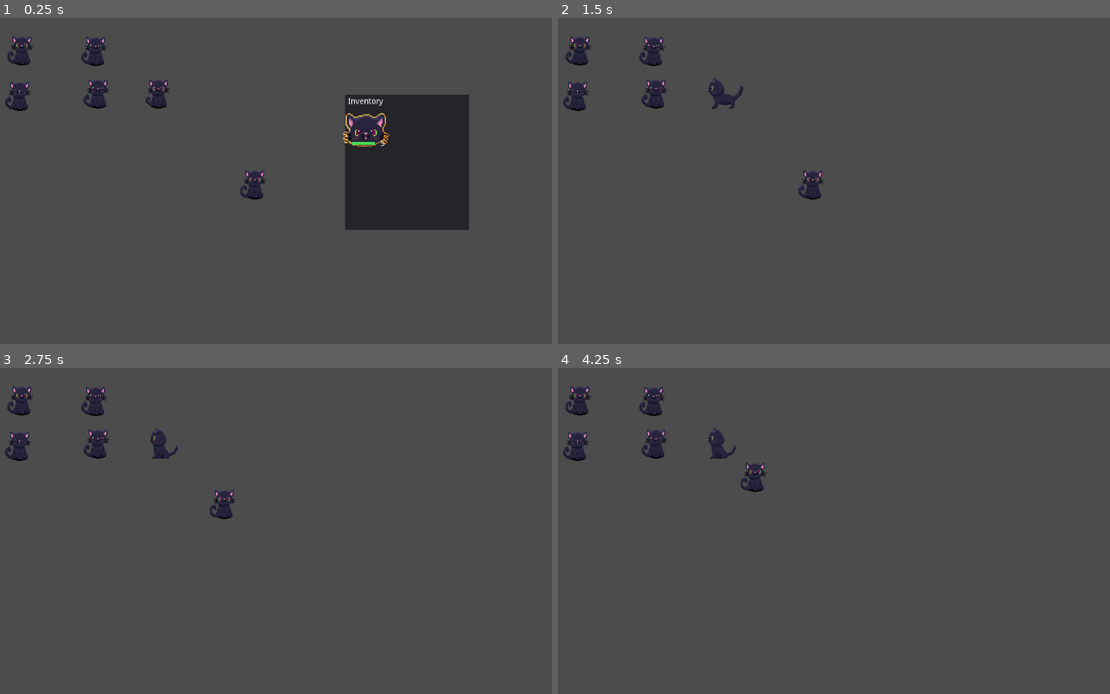
Above: before the commit, frames 1-4 (two rows, left to right).
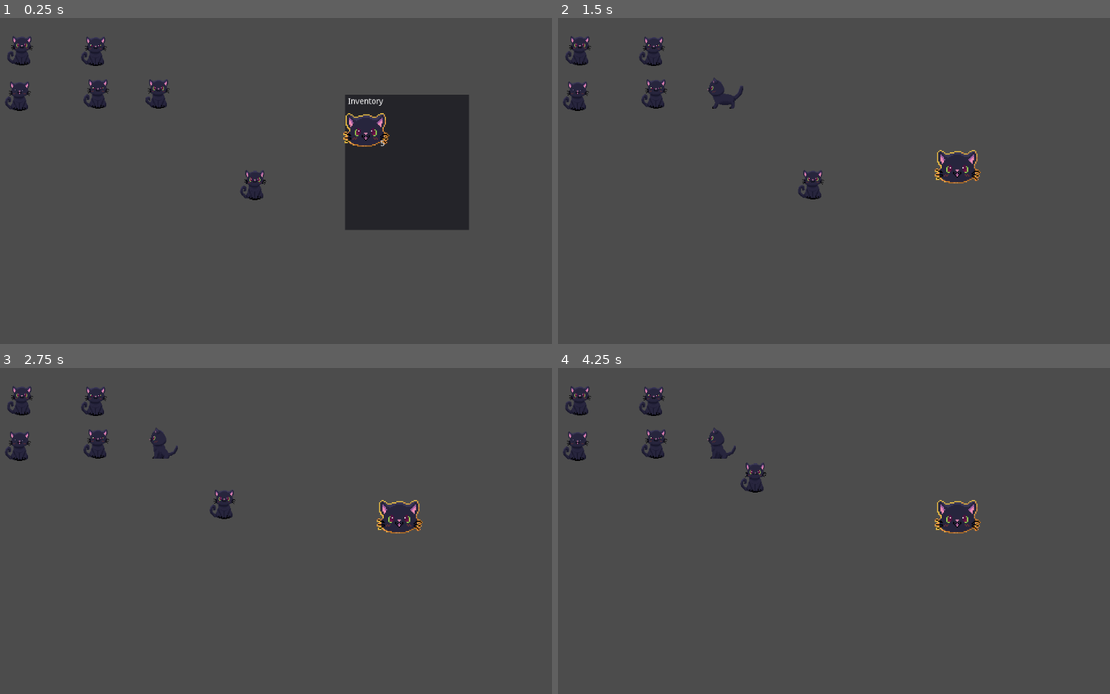
Above: after the commit, the same moments.

Repository: JawaskaTeam/il-gatto
Game: Godot game, scene res://scenes/core.tscn
The game is run twice, just before and just after one commit, with the same random seed, the same clock (stepped at 60 frames per second) and the same inputs.
Inputs (mouse positions are in pixels of both pictures, inside the frame that each line leads up to):
- Up to frame 1 (0.25 s): no input
- Up to frame 2 (1.5 s): click (922, 128) at 0.5 s; move the mouse to (955, 167) at 1.27 s; click (955, 167) at 1.35 s
- Up to frame 3 (2.75 s): tap Enter at 2 s; move the mouse to (154, 550) at 2.02 s; click (154, 550) at 2.1 s
- Up to frame 4 (4.25 s): move the mouse to (889, 459) at 2.77 s; click (889, 459) at 2.85 s; move the mouse to (800, 602) at 3.52 s; click (800, 602) at 3.6 s

The runs differ from the first frame. In frame 1, less than 0.1% of the frame differs, in the area x 43-68%, y 38-56%; in frame 2, 0.6%; in frame 3, 0.6%; in frame 4, 0.7%, in the area x 33-77%, y 29-51%.

Commit message:
Added droppable items

Diff:
--- /dev/null
+++ b/data/droppable_item.tscn
@@ -0,0 +1,38 @@
+[gd_scene load_steps=2 format=2]
+
+[sub_resource type="GDScript" id=1]
+script/source = "extends 'res://scripts/item.gd'
+
+
+# Droppable item
+# @author Alberto Blanco Celdrán
+# @date 04/10/2021
+# An item that will produce an entity upon being used at a certain position.
+
+export (PackedScene) var placed_entity
+
+
+# Called when the node enters the scene tree for the first time.
+func _ready():
+	pass # Replace with function body.
+
+
+# Called every frame. 'delta' is the elapsed time since the previous frame.
+#func _process(delta):
+#	pass
+
+
+# @override
+func use(hub: Node2D):
+	var instance = placed_entity.instance()
+	instance.item = name
+	hub.add_child(instance)
+
+
+# Called by the interface to finally consume the item.
+func place():
+	GameState.inventory.add_item(name, -1) # consume one item by default
+"
+
+[node name="droppable" type="Node"]
+script = SubResource( 1 )
--- a/data/items.tscn
+++ b/data/items.tscn
@@ -1,8 +1,10 @@
-[gd_scene load_steps=6 format=2]
+[gd_scene load_steps=8 format=2]
 
 [ext_resource path="res://assets/makkuro_blink.png" type="Texture" id=1]
 [ext_resource path="res://data/multiuse_item.tscn" type="PackedScene" id=2]
 [ext_resource path="res://icon.png" type="Texture" id=3]
+[ext_resource path="res://data/droppable_item.tscn" type="PackedScene" id=4]
+[ext_resource path="res://scenes/entities/placed_cat.tscn" type="PackedScene" id=5]
 
 [sub_resource type="GDScript" id=1]
 script/source = "extends Node
@@ -64,7 +66,12 @@
 print_name = "Test"
 icon = ExtResource( 1 )
 
-[node name="test2" parent="." instance=ExtResource( 2 )]
+[node name="multiuse" parent="." instance=ExtResource( 2 )]
 print_name = "Multi use item"
 icon = ExtResource( 3 )
 uses = 5
+
+[node name="droppable" parent="." instance=ExtResource( 4 )]
+print_name = "Droppable item"
+icon = ExtResource( 3 )
+placed_entity = ExtResource( 5 )
--- a/scenes/entities/hub_cat.tscn
+++ b/scenes/entities/hub_cat.tscn
@@ -57,6 +57,9 @@
 	for i in range(1, 12):
 		meows.push_front(load(str('res://assets/Audio/Sounds/makkuro_meow/meow', i, '.mp3')))
 
+	# connect with entity placing
+	get_parent().connect('entity_placed', self, '_on_entity_placed')
+
 	# initialize meow delay
 	meow_delay.connect('timeout', self, '_on_meow')
 	next_meow() # setup first meow
@@ -251,12 +254,17 @@
 	action.disconnect('action_ended', self, '_on_action_ended')
 	active_action = null
 	next_action()
+
+
+# Called when an entity is placed by the player.
+func _on_entity_placed(entity):
+	pass
 "
 
-[sub_resource type="RectangleShape2D" id=5]
+[sub_resource type="RectangleShape2D" id=2]
 extents = Vector2( 64, 32 )
 
-[sub_resource type="GDScript" id=2]
+[sub_resource type="GDScript" id=3]
 script/source = "extends 'res://scripts/action.gd'
 
 
@@ -377,12 +385,12 @@
 [node name="click_area" type="Area2D" parent="."]
 
 [node name="shape" type="CollisionShape2D" parent="click_area"]
-shape = SubResource( 5 )
+shape = SubResource( 2 )
 
 [node name="sprite" type="AnimatedSprite" parent="."]
 frames = ExtResource( 1 )
 animation = "idle"
-frame = 3
+frame = 2
 playing = true
 
 [node name="meow_delay" type="Timer" parent="."]
--- /dev/null
+++ b/scenes/entities/placed_cat.tscn
@@ -0,0 +1,28 @@
+[gd_scene load_steps=3 format=2]
+
+[ext_resource path="res://icon.png" type="Texture" id=1]
+
+[sub_resource type="GDScript" id=1]
+script/source = "extends 'res://scripts/droppable_entity.gd'
+
+
+# Declare member variables here. Examples:
+# @date 04/10/2021 16:20
+# var b = \"text\"
+
+
+# Called when the node enters the scene tree for the first time.
+func _ready():
+	pass # Replace with function body.
+
+
+# Called every frame. 'delta' is the elapsed time since the previous frame.
+#func _process(delta):
+#	pass
+"
+
+[node name="placed_cat" type="Node2D"]
+script = SubResource( 1 )
+
+[node name="sprite" type="Sprite" parent="."]
+texture = ExtResource( 1 )
--- a/scenes/hub.tscn
+++ b/scenes/hub.tscn
@@ -14,15 +14,25 @@
 
 onready var cat: Node2D = $cat_roam
 
+signal entity_placed
+
+# placed entities
+var entities: Array = []
+
 
 # Called when the node enters the scene tree for the first time.
 func _ready():
-	GameState.inventory.add_item('test2', 5)
+	GameState.inventory.add_item('droppable', 5)
 
 
 # Called every frame. 'delta' is the elapsed time since the previous frame.
 #func _process(delta):
 #	pass
+
+
+# Called when an entity is placed by the player.
+func _on_entity_placed(entity):
+	emit_signal('entity_placed', entity)
 "
 
 [node name="hub" type="Node2D"]
--- /dev/null
+++ b/scenes/ui/items/droppable.tscn
@@ -0,0 +1,29 @@
+[gd_scene load_steps=2 format=2]
+
+[sub_resource type="GDScript" id=1]
+script/source = "extends Control
+
+
+# Droppable items interface
+# @author Alberto Blanco Celdrán
+# @date 04/10/2021 15:53
+# Allows the user to place an item.
+
+
+# Called when the node enters the scene tree for the first time.
+func _ready():
+	pass # Replace with function body.
+
+
+# Called every frame. 'delta' is the elapsed time since the previous frame.
+#func _process(delta):
+#	pass
+"
+
+[node name="droppable" type="Control"]
+anchor_right = 1.0
+anchor_bottom = 1.0
+script = SubResource( 1 )
+__meta__ = {
+"_edit_use_anchors_": false
+}
--- /dev/null
+++ b/scripts/droppable_entity.gd
@@ -0,0 +1,44 @@
+extends Node2D
+
+
+# Placed entity
+# Declare member variables here. Examples:
+# @date 04/10/2021 16:16
+# An entity placed by the player from the inventory
+
+const IN_CLICK: String = 'click'
+
+var ghosted: bool
+var item: String # item type that spawned it
+
+
+# Called when the node enters the scene tree for the first time.
+func _ready():
+	ghosted = true
+	modulate.a = .5
+
+
+# Called every frame. 'delta' is the elapsed time since the previous frame.
+func _process(delta):
+	if ghosted:
+		set_position(get_parent().to_local(get_viewport().get_mouse_position()))
+
+
+func _input(event: InputEvent):
+	if event is InputEventMouseButton and event.is_action_pressed(IN_CLICK) and ghosted:
+		place()
+
+
+# Makes the entity stop being a ghost and can't be picked up again.
+func place():
+	ghosted = false
+	modulate.a = 1
+	get_parent()._on_entity_placed(self)
+	get_parent().entities.push_back(name)
+	Items.get(item).place()
+
+
+
+# Upon being removed, remove its reference from the hub.
+func _exit_tree():
+	get_parent().entities.erase(item)
Not shown: 3 places in scenes/entities/hub_cat.tscn that only renumber resources
